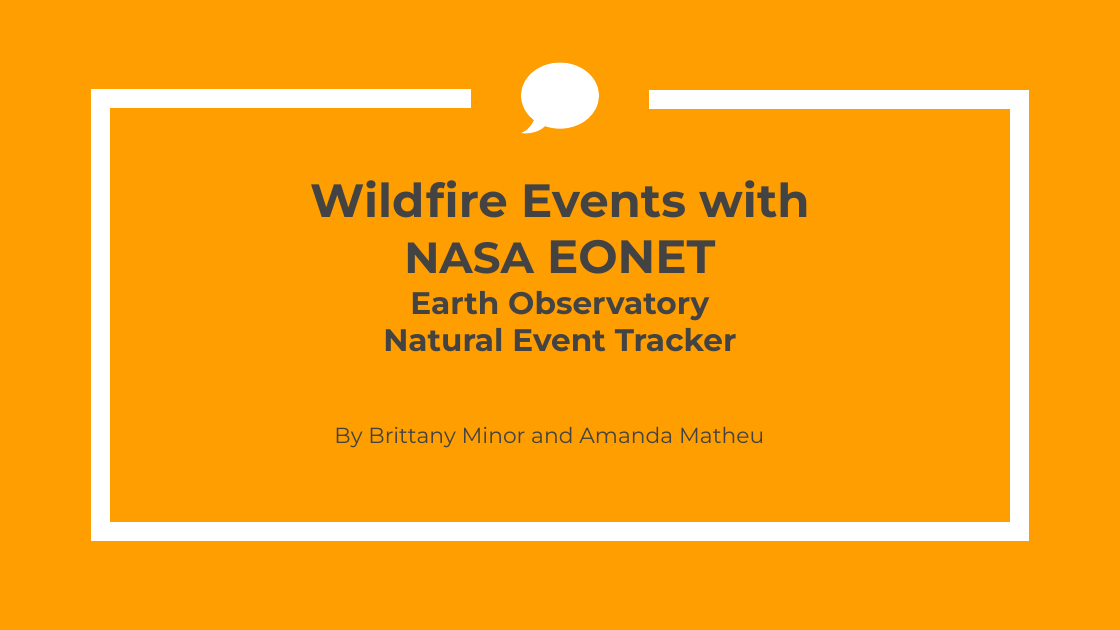
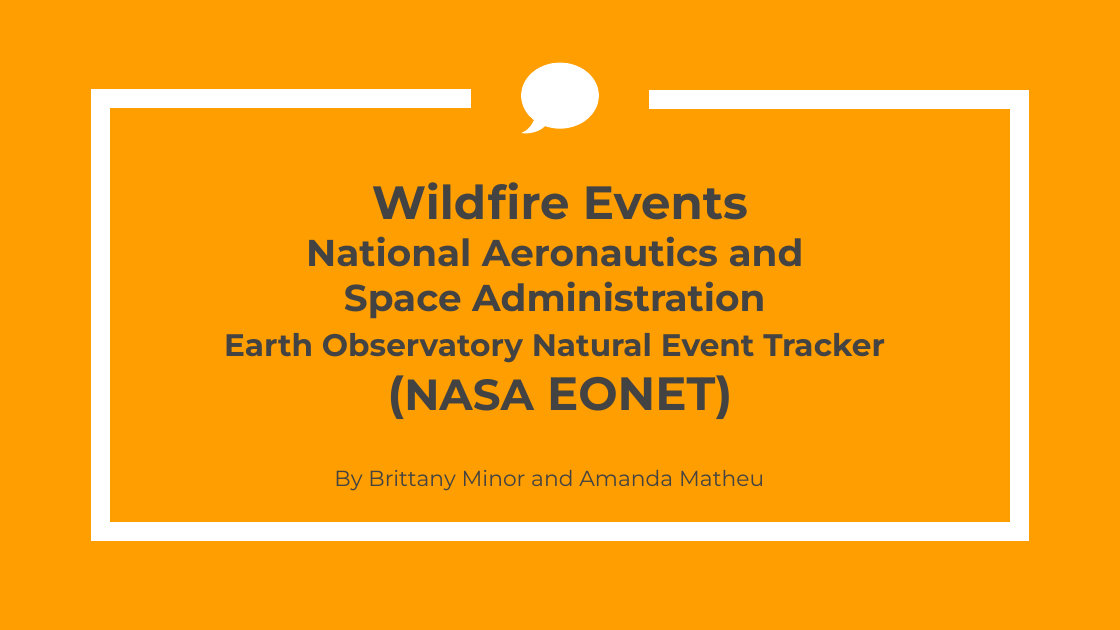
Before and after one commit to britt-emm/CGGroupProject, a slide deck: slide 1 of Wildfire_Group_Proj.pptx. Drawn at 1120x630 pixels with LibreOffice and Linux fonts; fonts in the diff are those of the drawing. Boxes give left, top, right and bottom in pixels: in the first picture for what was removed or moved away, otherwise in the second. Text is boxed around its words. In the diff, an @@ line names an element or a change of style, - is before the commit and + after.

```diff
--- a/Wildfire_Group_Proj.pptx
+++ b/Wildfire_Group_Proj.pptx
@@ title at [224, 182, 885, 419]: text changed; size 20 to 24 pt @@
-Wildfire Events with
-NASA EONET
-Earth Observatory
-Natural Event Tracker
+Wildfire Events
+National Aeronautics and
+Space Administration
+Earth Observatory Natural Event Tracker
+(NASA EONET)
@@ text "By Brittany Minor and Amanda ...": place and size @@
-text "By Brittany Minor and Amanda ..." at [334, 427, 764, 448]
+text "By Brittany Minor and Amanda ..." at [334, 470, 764, 491]
```
Also in this commit, not shown: 8 other slides changed, 1 slide added, 37 slides removed.
